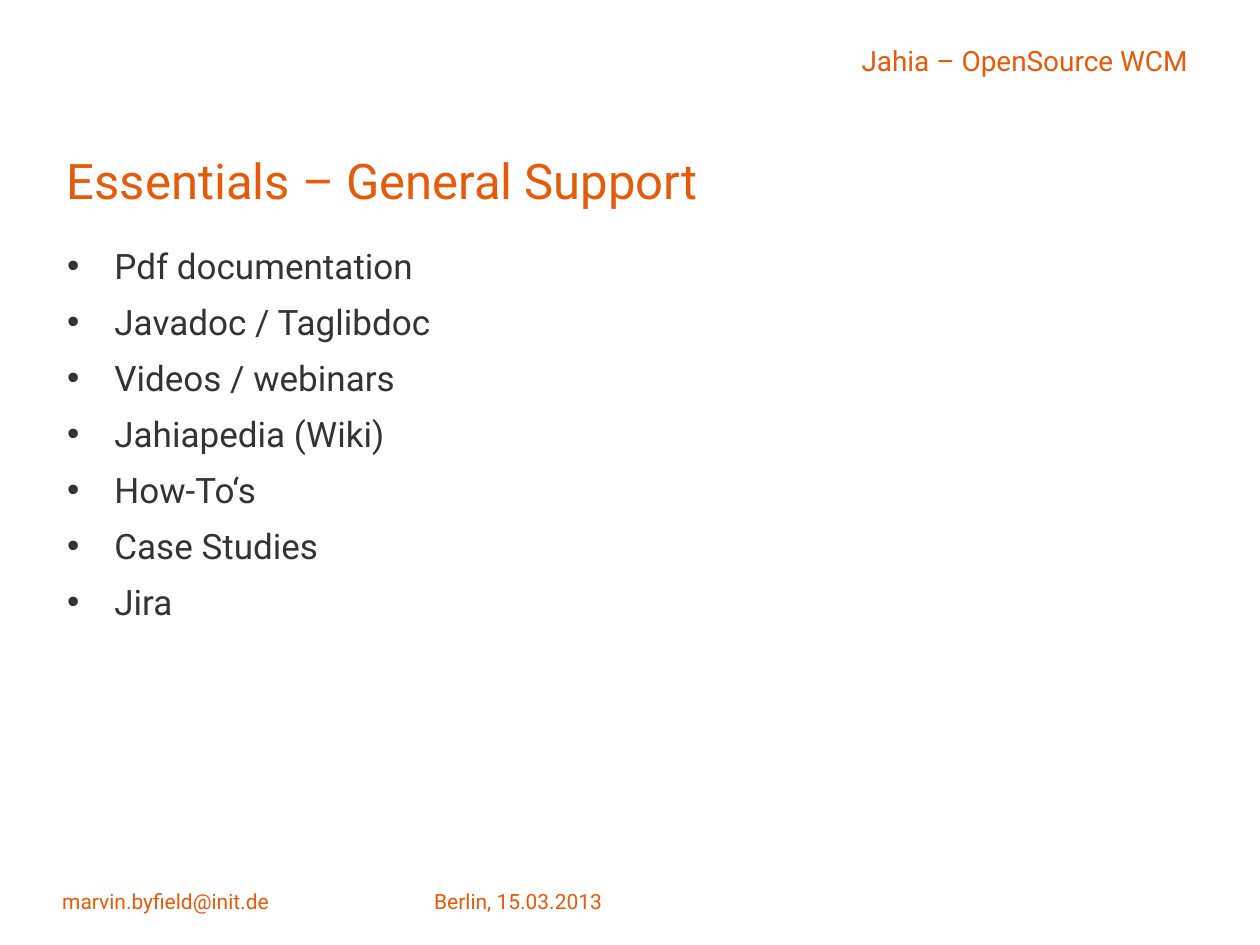
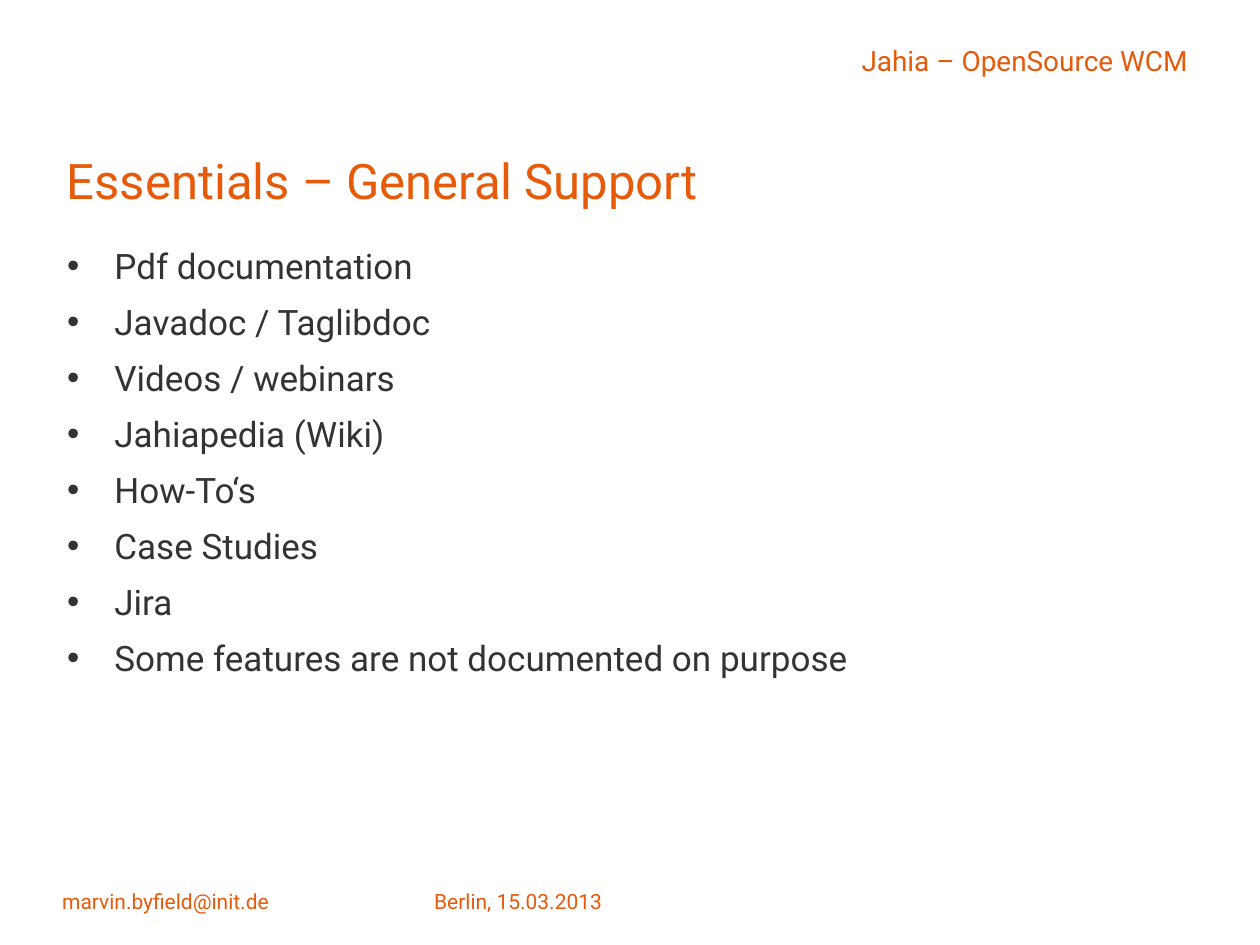
Before and after one commit to Malcolm-X/work, a slide deck: slide 8 of jahia_einführung.pptx. Drawn at 1260x945 pixels with LibreOffice and Linux fonts; fonts in the diff are those of the drawing; background and template pictures are left out. Boxes give left, top, right and bottom in pixels: in the first picture for what was removed or moved away, otherwise in the second. Text is boxed around its words. In the diff, an @@ line names an element or a change of style, - is before the commit and + after.

```diff
--- a/jahia_einführung.pptx
+++ b/jahia_einführung.pptx
@@ text at box(114, 644, 847, 678): paragraph added @@
+• Some features are not documented on purpose
```
Also in this commit, not shown: 1 slide added.
